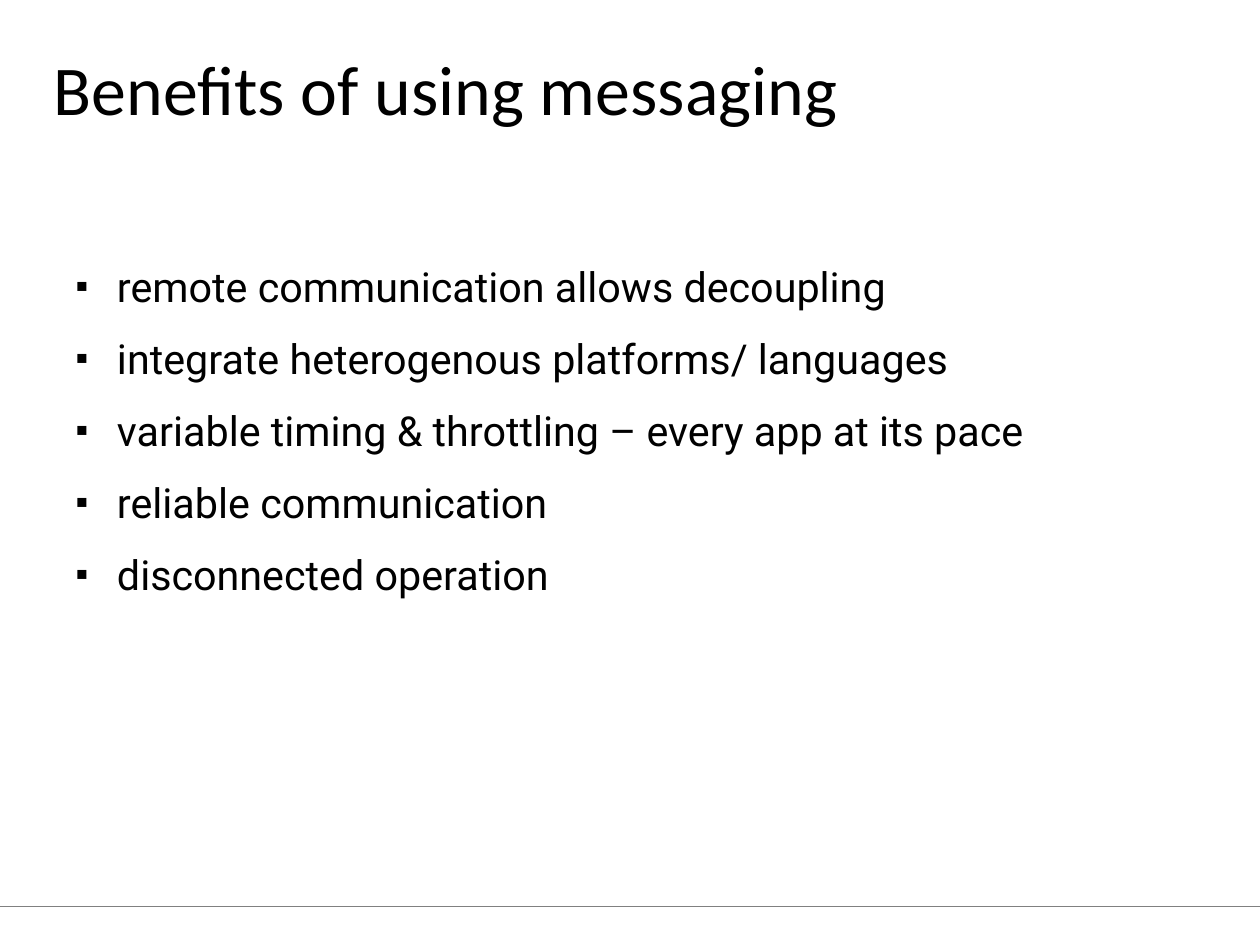
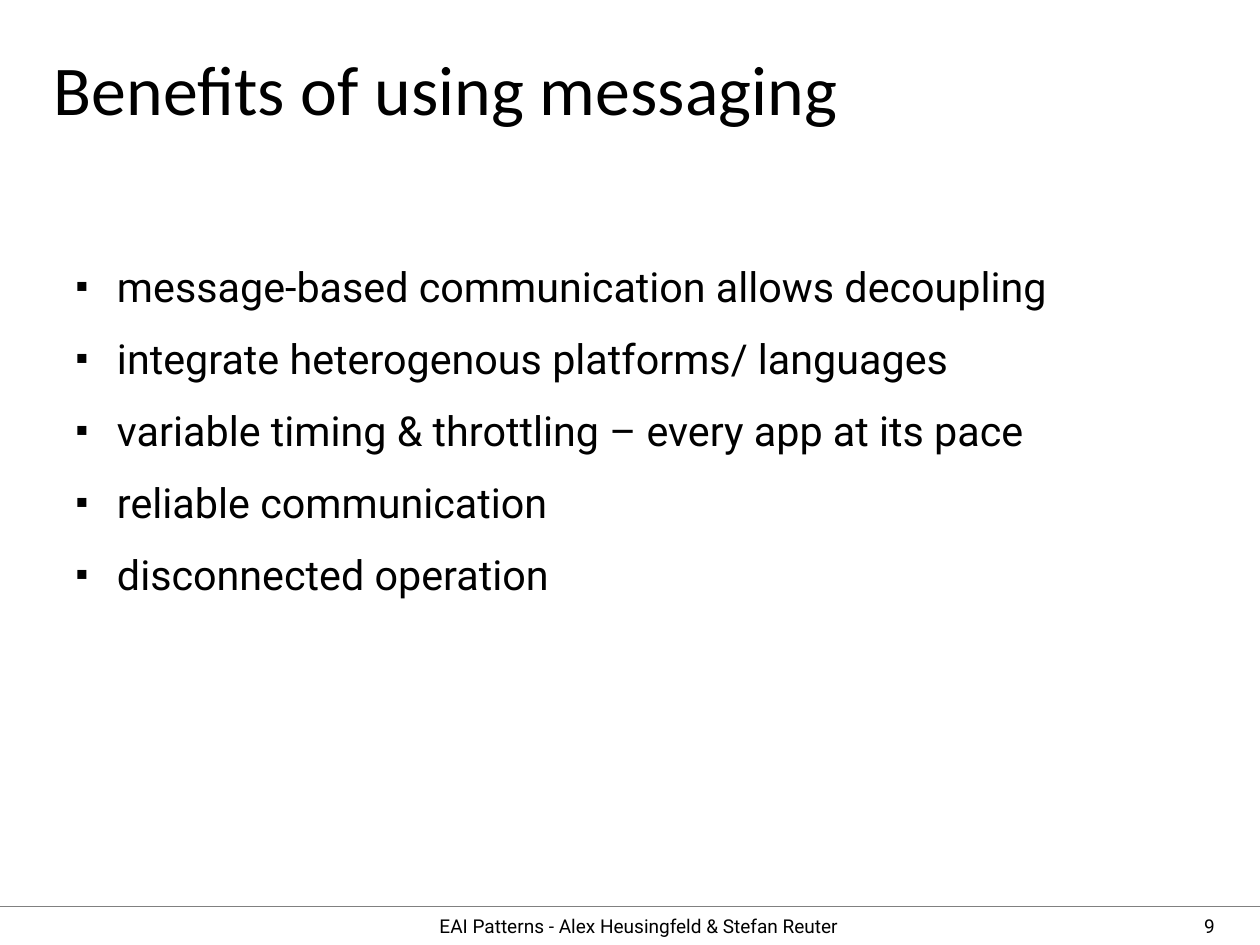
Before and after one commit to aheusingfeld/javaone2012, a slide deck: slide 9 of slides/eai-slides.odp (slide 8 before the commit). Drawn at 1260x945 pixels with LibreOffice and Linux fonts; fonts in the diff are those of the drawing. Boxes give left, top, right and bottom in pixels: in the first picture for what was removed or moved away, otherwise in the second. Text is boxed around its words. In the diff, an @@ line names an element or a change of style, - is before the commit and + after.

```diff
--- a/slides/eai-slides.odp
+++ b/slides/eai-slides.odp
@@ text at (117,271,1046,311): text changed @@
-■ remote communication allows decoupling
+■ message-based communication allows decoupling
@@ text added at (439,918,838,937), 12 pt, text #000000 @@
+EAI Patterns - Alex Heusingfeld & Stefan Reuter
@@ page number added at (1204,919,1215,933), 12 pt, text #000000 @@
+9
```
Also in this commit, not shown: 13 other slides changed, 10 slides added, 8 slides removed, 7 other files.
